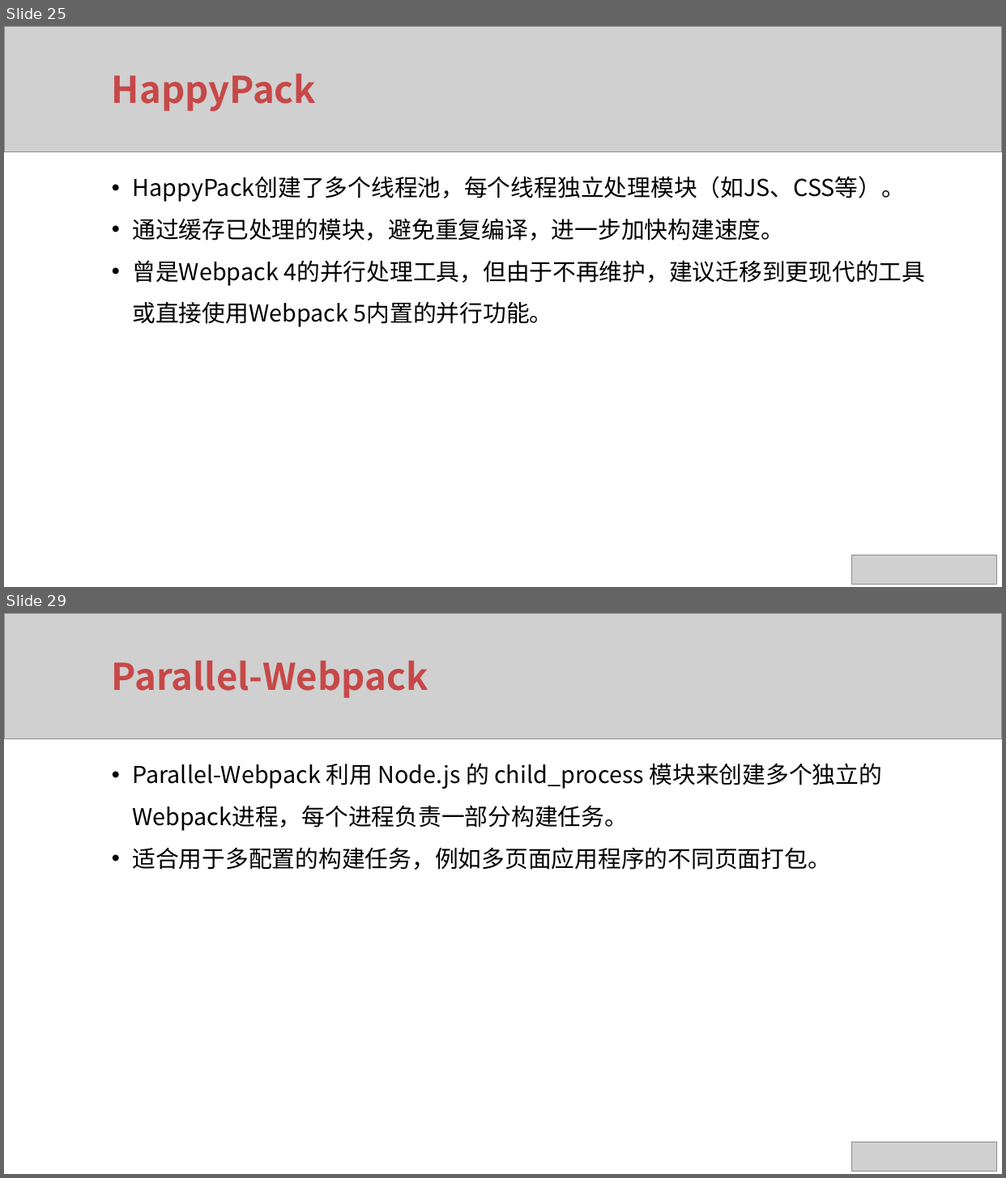
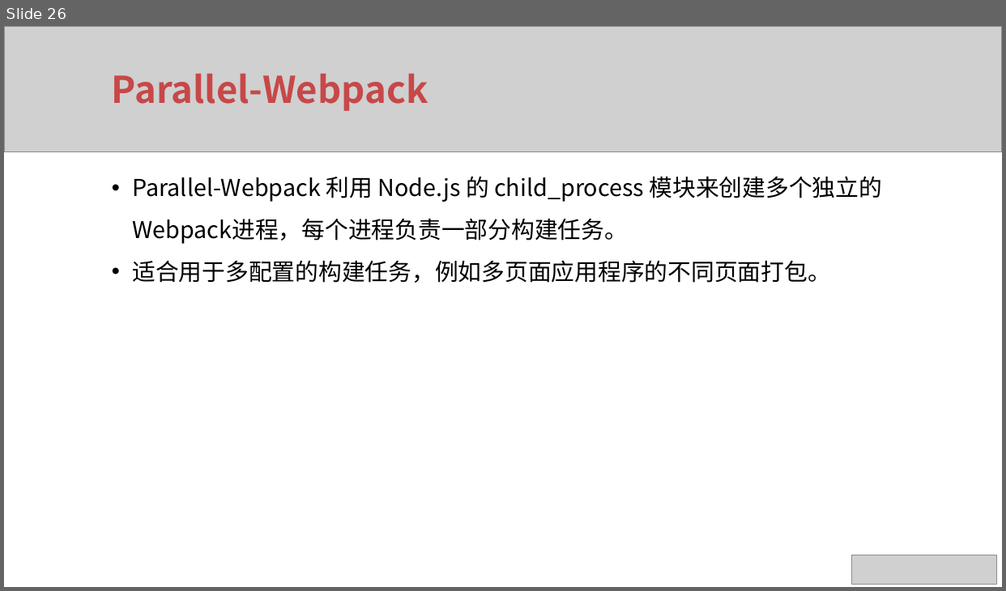
Before and after one commit to xuqunhai/python, a slide deck: rx/Vue项目最佳实践.pptx. Shown one above the other, each under a label of ours: slides 25 and 29 before the commit, slide 26 after it; the slides between them are not shown. The pictures are 1006x1178 and 1006x591 pixels, drawn with LibreOffice and Linux fonts; fonts in the diff are those of the drawing; grey boxes stand for pictures. Boxes give left, top, right and bottom in pixels: in the first picture for what was removed or moved away, otherwise in the second. Text is boxed around its words. In the diff, an @@ line names an element or a change of style, - is before the commit and + after.

```diff
--- a/rx/Vue项目最佳实践.pptx
+++ b/rx/Vue项目最佳实践.pptx
@@ slide 25 removed at [4,26,1002,587], background #FFFFFF @@
@@ picture removed at [4,26,1002,152] @@
@@ text removed at [112,74,317,111] @@
-HappyPack
@@ text removed at [132,176,925,327] @@
-• HappyPack创建了多个线程池，每个线程独立处理模块（如JS、CSS等）。
-• 通过缓存已处理的模块，避免重复编译，进一步加快构建速度。
-• 曾是Webpack 4的并行处理工具，但由于不再维护，建议迁移到更现代的工具或直接使用Webpack 5内置的并行功能。
@@ picture removed at [852,556,997,585] @@
@@ what was slide 29 is now slide 26 @@
```
Also in this commit, not shown: 23 slides changed, 2 slides added, 4 other slides removed, 5 other files.
